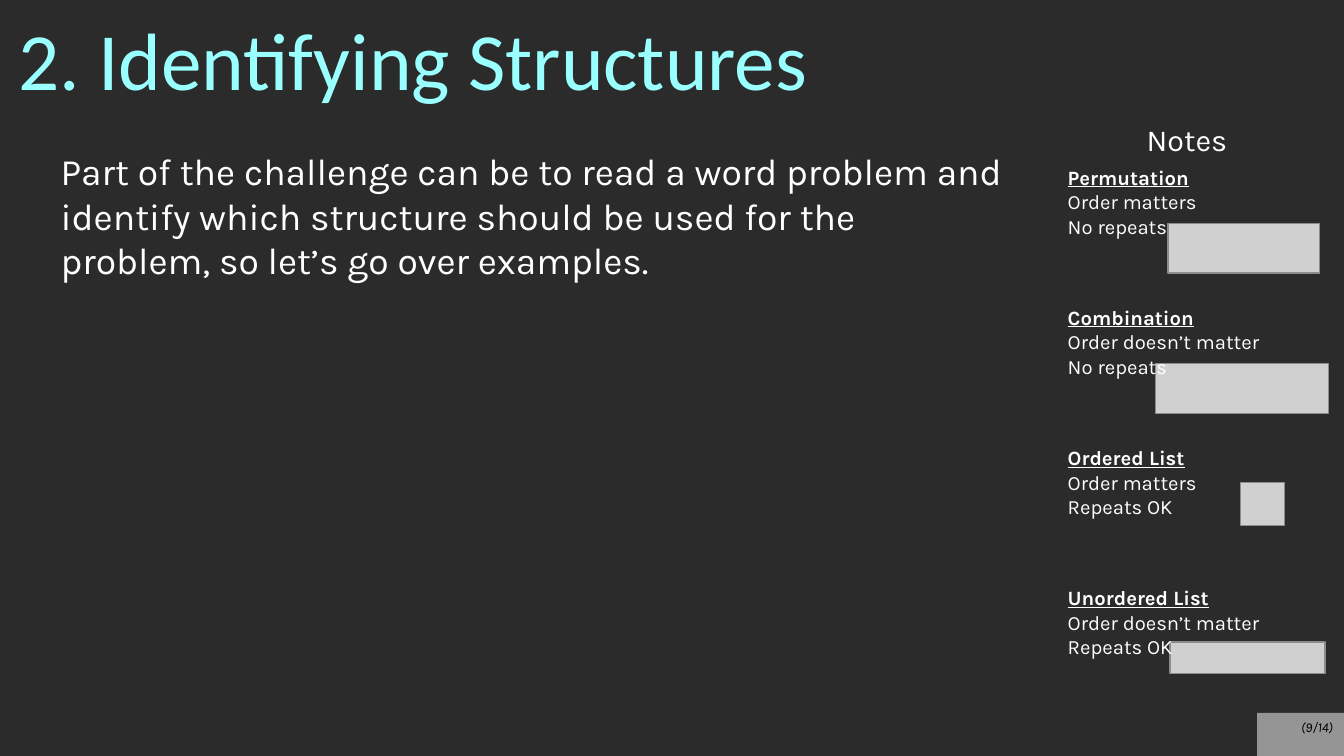
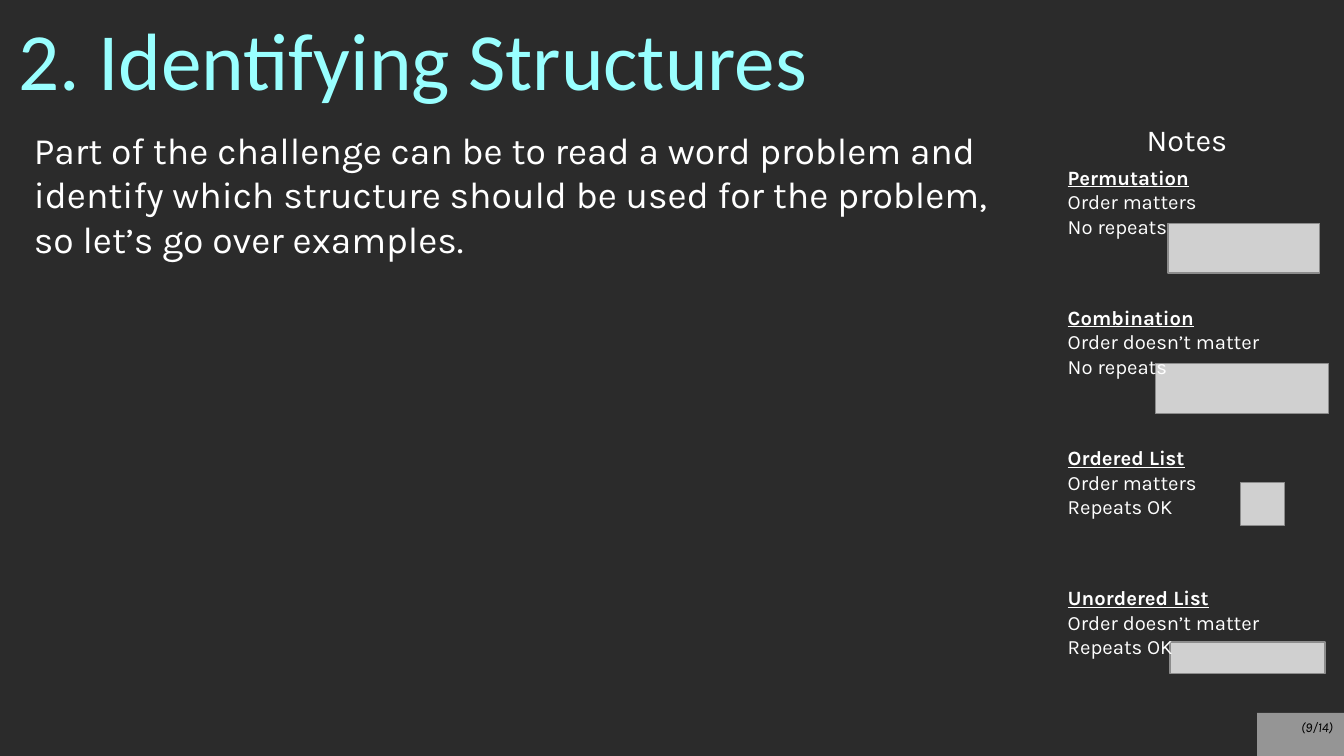
Before and after one commit to nguyenchithien/CS211-Discrete-Structures-II, a slide deck: slide 9 of Lectures/Chapter 5 Review.odp. Drawn at 1344x756 pixels with LibreOffice and Linux fonts; fonts in the diff are those of the drawing; grey boxes stand for pictures; background and template pictures are left out; a plain dark background stands for a picture behind light text. Boxes give left, top, right and bottom in pixels: in the first picture for what was removed or moved away, otherwise in the second. Text is boxed around its words. In the diff, an @@ line names an element or a change of style, - is before the commit and + after.

```diff
--- a/Lectures/Chapter 5 Review.odp
+++ b/Lectures/Chapter 5 Review.odp
@@ text "Part of the challenge can ..." rewrapped from box(61, 159, 1002, 283) to box(34, 138, 987, 262) @@
```
Also in this commit, not shown: 3 other slides changed, 1 other file.
